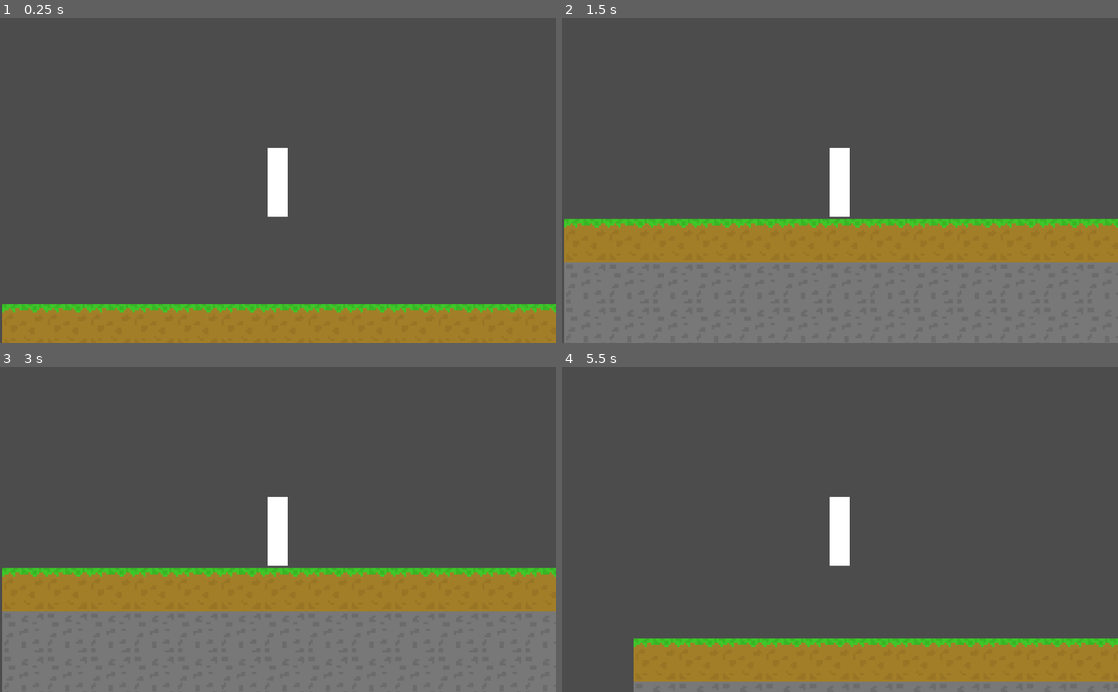
Above: before the commit, frames 1-4 (two rows, left to right).
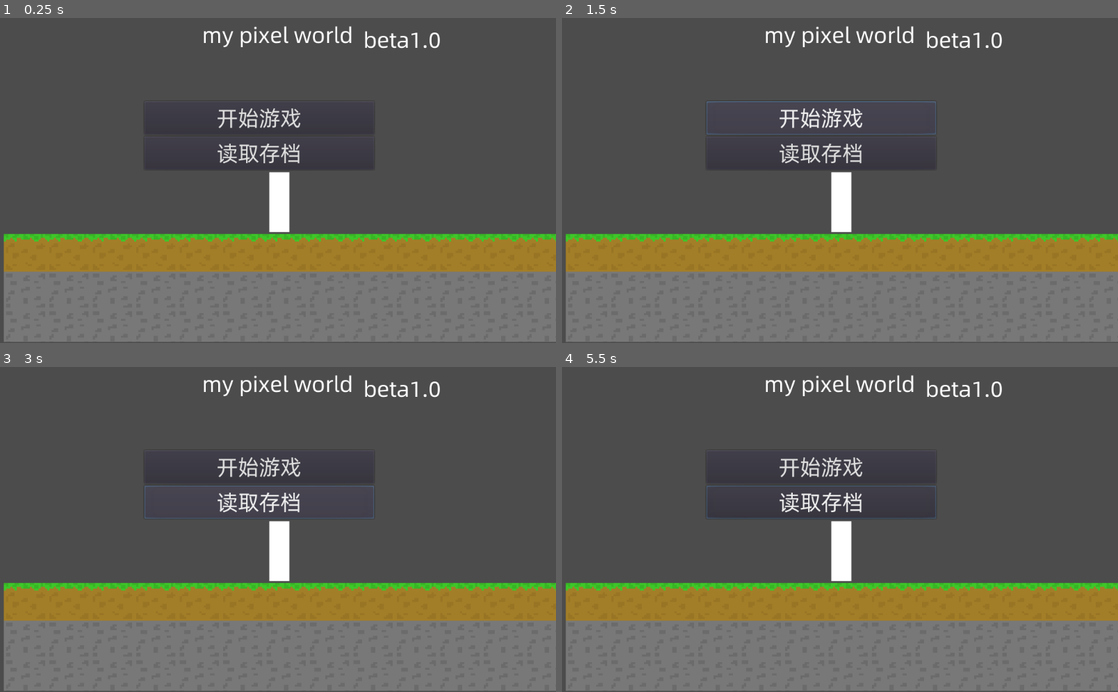
Above: after the commit, the same moments.

Repository: 2439905184/minecraft2d-godot
Game: Godot game, scene res://Menu.tscn
Same seed, same stepped clock (60 frames per second), same inputs: the game is played once before the commit and once after it. Before the commit the project starts from res://Main.tscn.
Inputs (mouse positions are in pixels of both pictures, inside the frame that each line leads up to):
- Up to frame 1 (0.25 s): no input
- Up to frame 2 (1.5 s): click (823, 154) at 0.5 s, where only the run after the commit has a clickable "读取存档"; click (823, 118) at 1.25 s, where only the run after the commit has a clickable "开始游戏"
- Up to frame 3 (3 s): click (261, 467) at 2 s, where only the run after the commit has a clickable "开始游戏"; click (261, 503) at 2.75 s, where only the run after the commit has a clickable "读取存档"
- Up to frame 4 (5.5 s): click (823, 467) at 3.5 s, where only the run after the commit has a clickable "开始游戏"; click (823, 503) at 4.25 s, where only the run after the commit has a clickable "读取存档"; tap Enter at 5 s; move the mouse to (962, 513) at 5.02 s; hold A (a) from 5.03 s (still down); click (962, 513) at 5.17 s; tap Space (jump) at 5.27 s; tap D (d) at 5.3 s

The runs differ from the first frame. In frame 1, 35% of the frame differs, in the area x 0-100%, y 2-100%; in frame 2, 12%; in frame 3, 12%; in frame 4, 33%.

Commit message:
补充开始菜单

Diff:
--- /dev/null
+++ b/40font.tres
@@ -0,0 +1,7 @@
+[gd_resource type="DynamicFont" load_steps=2 format=2]
+
+[ext_resource path="res://Alibaba-PuHuiTi-Regular.otf" type="DynamicFontData" id=1]
+
+[resource]
+size = 40
+font_data = ExtResource( 1 )
--- /dev/null
+++ b/Menu.tscn
@@ -0,0 +1,48 @@
+[gd_scene load_steps=3 format=2]
+
+[ext_resource path="res://40font.tres" type="DynamicFont" id=1]
+[ext_resource path="res://demo1.png" type="Texture" id=2]
+
+[node name="Menu" type="Node2D"]
+
+[node name="Sprite" type="Sprite" parent="."]
+position = Vector2( 515, 337 )
+scale = Vector2( 1, 0.87 )
+texture = ExtResource( 2 )
+
+[node name="Label" type="Label" parent="."]
+margin_left = -1.0
+margin_top = 4.0
+margin_right = 1023.0
+margin_bottom = 59.0
+custom_fonts/font = ExtResource( 1 )
+text = "my pixel world"
+align = 1
+
+[node name="Label2" type="Label" parent="."]
+margin_left = 669.0
+margin_top = 13.0
+margin_right = 812.0
+margin_bottom = 68.0
+custom_fonts/font = ExtResource( 1 )
+text = "beta1.0"
+align = 1
+
+[node name="VBoxContainer" type="VBoxContainer" parent="."]
+margin_left = 266.0
+margin_top = 154.0
+margin_right = 689.0
+margin_bottom = 280.0
+
+[node name="play" type="Button" parent="VBoxContainer"]
+margin_right = 423.0
+margin_bottom = 61.0
+custom_fonts/font = ExtResource( 1 )
+text = "开始游戏"
+
+[node name="read" type="Button" parent="VBoxContainer"]
+margin_top = 65.0
+margin_right = 423.0
+margin_bottom = 126.0
+custom_fonts/font = ExtResource( 1 )
+text = "读取存档"
--- a/project.godot
+++ b/project.godot
@@ -11,7 +11,7 @@
 [application]
 
 config/name="minetest2d-gd3.5"
-run/main_scene="res://Main.tscn"
+run/main_scene="res://Menu.tscn"
 config/icon="res://icon.png"
 
 [autoload]
Binary file added: Alibaba-PuHuiTi-Regular.otf
Binary file added: demo1.png
Not shown, added: demo1.png.import
Not shown, changed: .gitignore
